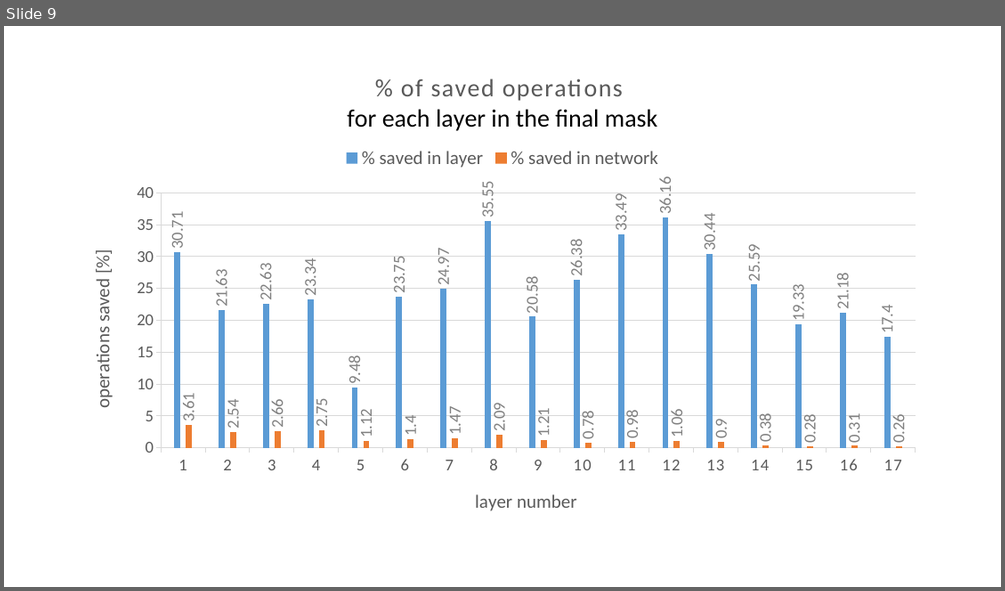
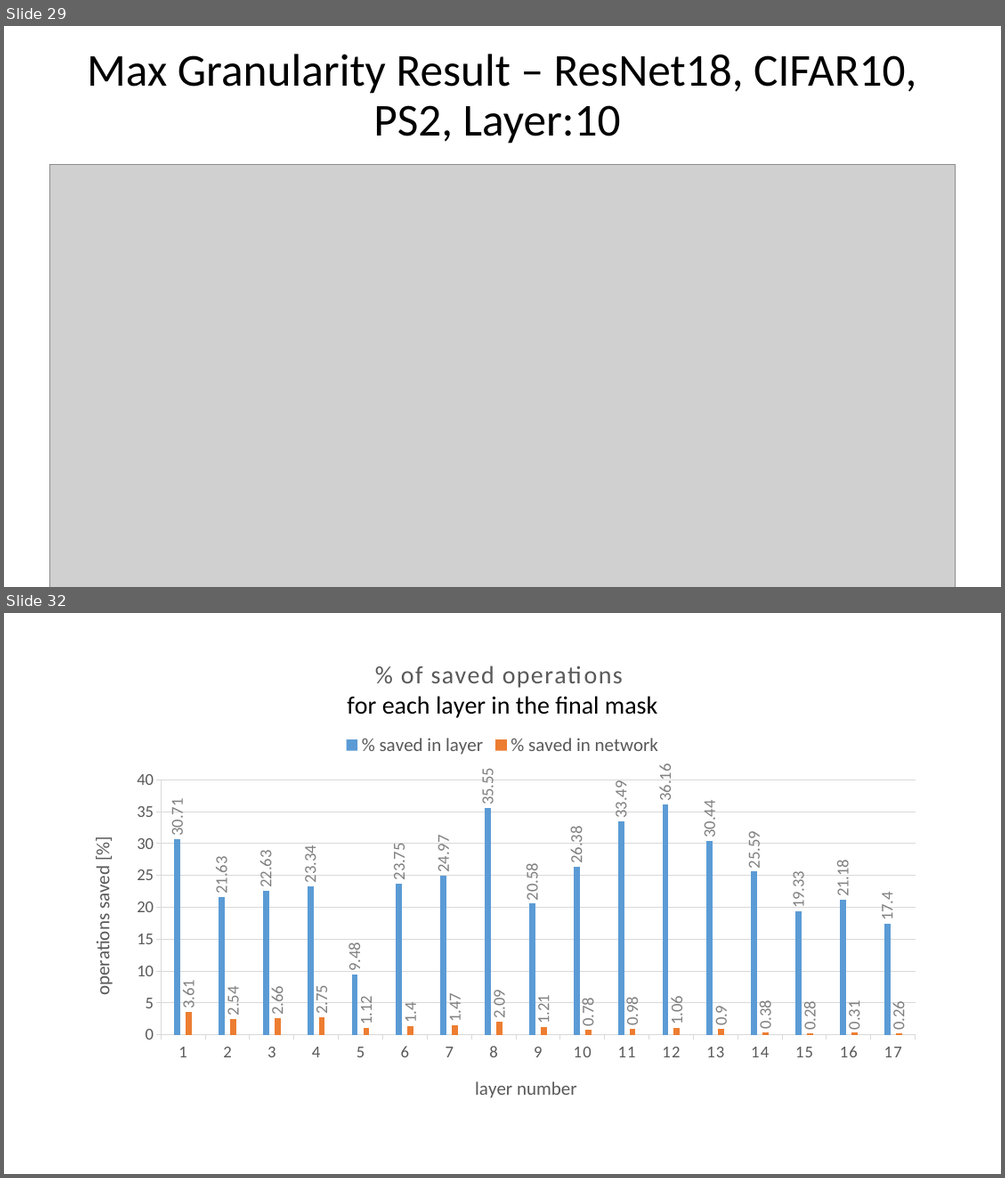
Before and after one commit to Mano-Man/Proj2, a slide deck: doc/Presentations/Results_Masks.pptx. Shown one above the other, each under a label of ours: slide 9 before the commit, slides 29 and 32 after it; the slides between them are not shown. The pictures are 1005x591 and 1005x1178 pixels, drawn with LibreOffice and Linux fonts; fonts in the diff are those of the drawing; grey boxes stand for pictures. Boxes give left, top, right and bottom in pixels: in the first picture for what was removed or moved away, otherwise in the second. Text is boxed around its words. In the diff, an @@ line names an element or a change of style, - is before the commit and + after.

```diff
--- a/doc/Presentations/Results_Masks.pptx
+++ b/doc/Presentations/Results_Masks.pptx
@@ slide 29 added at <box>4,26,1001,587</box>, background #FFFFFF @@
@@ title added at <box>87,54,916,143</box>, 44 pt, text #000000 @@
+Max Granularity Result – ResNet18, CIFAR10, PS2, Layer:10
@@ picture added at <box>49,164,955,587</box> @@
@@ what was slide 9 is now slide 32 @@
```
Also in this commit, not shown: 11 slides changed, 19 other slides added.
